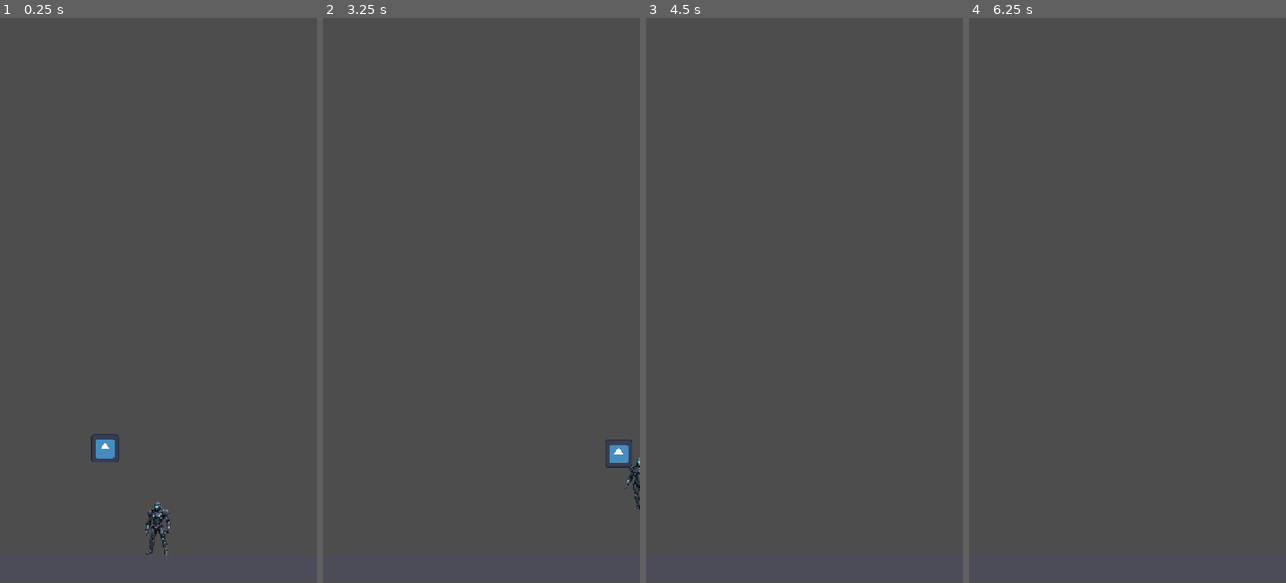
Above: before the commit, frames 1-4 (left to right).
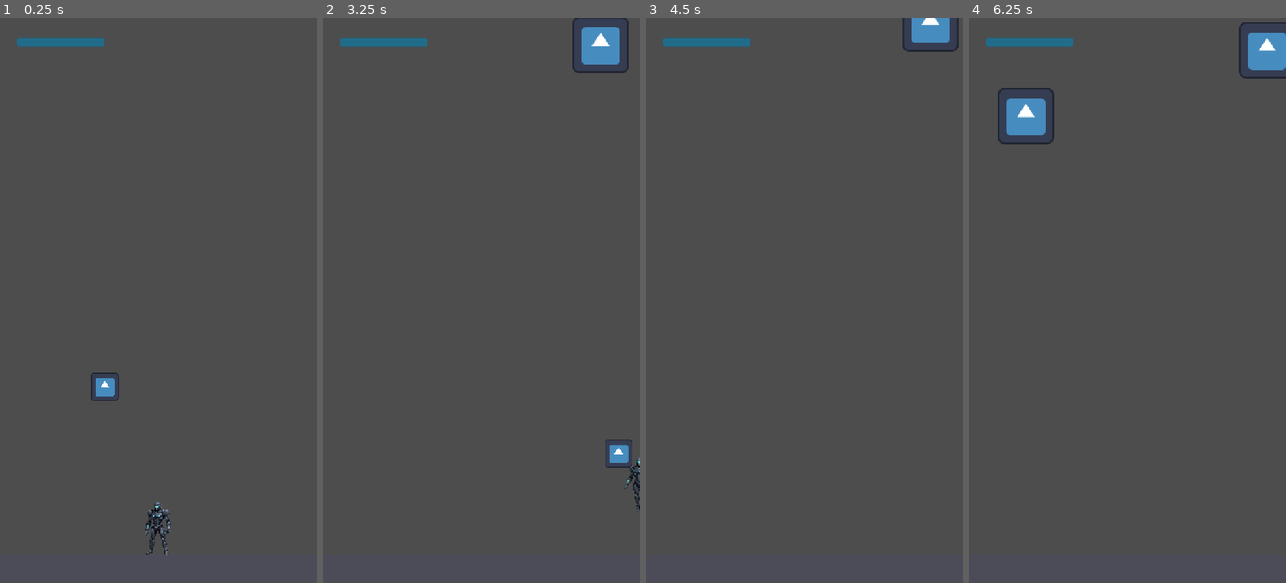
Above: after the commit, the same moments.

Repository: Nico-lk/Proyecto-Mobile
Game: Godot game, scene res://scenes/levels/level_1.tscn
The game is run twice, just before and just after one commit, with the same random seed, the same clock (stepped at 60 frames per second) and the same inputs. The engine's default icon, where the game draws it, is replaced by a stand-in: a white triangle on a blue panel in a dark square.
Inputs:
- Up to frame 1 (0.25 s): no input
- Up to frame 2 (3.25 s): tap Enter (ui_accept) at 0.5, 0.6, 0.77, 1.07, 1.35, 1.52, 1.82, 2.1, 2.85, 3.02 s; hold Right (ui_right) 0.53-2.03 s; hold Left (ui_left) 2.03-2.78 s; hold Right (ui_right) from 2.78 s (still down)
- Up to frame 3 (4.5 s): tap Enter (ui_accept) at 3.32, 3.6, 3.77, 4.07, 4.35 s; release Right (ui_right) at 4.28 s; hold Left (ui_left) from 4.28 s (still down)
- Up to frame 4 (6.25 s): tap Enter (ui_accept) at 4.52, 4.82, 5, 5.1, 5.85, 6.02 s; release Left (ui_left) at 5.03 s; hold Right (ui_right) 5.03-5.78 s; hold Left (ui_left) from 5.78 s (still down)

The runs differ from the first frame. In frame 1, 0.9% of the frame differs, in the area x 5-38%, y 3-79%; in frame 2, 1.4%; in frame 3, 1.0%; in frame 4, 2.4%, in the area x 5-100%, y 0-23%.

Commit message:
feat - barravida / fix-wandering
Se agregó una barra de vida al jugador, al morir se reinicia el juego.
El jugador ahora sufre daño y puede morir.
Se arregló un bug en el que los enemigos al spawnear iban directamente a la esquina superior izquierda del mapa antes de comenzar su recorrido.

Diff:
--- a/project-mobile/scenes/dron/dron.tscn
+++ b/project-mobile/scenes/dron/dron.tscn
@@ -28,4 +28,4 @@
 shape = SubResource("CircleShape2D_8ykry")
 
 [node name="TimerAtaque" type="Timer" parent="." unique_id=801865147]
-wait_time = 0.8
+wait_time = 1.2
--- a/project-mobile/scenes/enemy/enemy.gd
+++ b/project-mobile/scenes/enemy/enemy.gd
@@ -2,21 +2,34 @@
 
 @export var vida_maxima: int = 30
 @export var velocidad_vagar: float = 50.0
-@export var velocidad_persecucion: float = 110.0
-@export var aceleracion: float = 400.0     # qué tan rápido cambia de velocidad (más bajo = más suave)
-@export var radio_vagar: float = 150.0     # distancia máxima a la que se aleja de su punto de origen
-@export var espera_min: float = 0.5        # pausa al llegar a un destino
+@export var velocidad_persecucion: float = 160.0
+@export var aceleracion: float = 400.0
+@export var radio_vagar: float = 150.0
+@export var espera_min: float = 0.5
 @export var espera_max: float = 2.0
-@export var deriva: float = 25.0          # px/seg que el centro de vagar se acerca al jugador
-@export var deriva_vertical: float = 1.5  # multiplicador: baja más rápido de lo que avanza en horizontal
-
-var jugador_global: Node2D = null         # referencia al jugador aunque no lo haya detectado
+@export var deriva: float = 25.0
+@export var deriva_vertical: float = 1.5
+@export var tiempo_aturdido: float = 1.5
+@export var fuerza_sacudida: float = 300.0
+@export var tiempo_alejado: float = 5.0   # tiempo total sin poder pegarse tras ser sacudido (incluye el aturdimiento)
+
+
+# Sanguijuela
+@export var dano_pegado: int = 5            # daño por tick
+@export var intervalo_dano: float = 1.0     # segundos entre ticks
+
 var vida_actual: int
-var jugador: Node2D = null
-var home: Vector2                           # centro de su zona de vagar
+var jugador: Node2D = null                  # jugador detectado (persecución)
+var jugador_global: Node2D = null           # referencia siempre disponible (deriva)
+var home: Vector2
 var destino: Vector2
 var espera: float = 0.0
 var esperando: bool = false
+var aturdido: float = 0.0
+var pegado: bool = false
+var offset_pegado: Vector2 = Vector2.ZERO
+var tiempo_dano: float = 0.0
+var alejado: float = 0.0
 
 @onready var area_deteccion: Area2D = $Area2D
 @onready var sprite: Sprite2D = $Sprite2D
@@ -34,14 +47,56 @@
 		jugador_global = jugadores[0]
 
 func _physics_process(delta: float) -> void:
+	# --- PEGADO: sigue al jugador y le drena vida ---
+	if pegado:
+		if jugador == null or not is_instance_valid(jugador):
+			despegar()
+			return
+		global_position = jugador.global_position + offset_pegado
+		sprite.flip_h = jugador.global_position.x < global_position.x
+
+		tiempo_dano += delta
+		if tiempo_dano >= intervalo_dano:
+			tiempo_dano = 0.0
+			if jugador.has_method("recibir_daño"):
+				jugador.recibir_daño(dano_pegado)
+			if jugador.get("vida_actual") != null and jugador.vida_actual <= 0:
+				despegar()
+		return
+
+	# --- Temporizadores (SIEMPRE, no solo pegado) ---
+	if aturdido > 0.0:
+		aturdido -= delta
+
+	if alejado > 0.0:
+		alejado -= delta
+		if alejado <= 0.0:
+			alejado = 0.0
+			quitar_excepciones()
+			redetectar()
+
+	# --- ATURDIDO: sale despedido, no puede pegarse ---
+	if aturdido > 0.0:
+		var huida := Vector2.ZERO
+		if jugador_global and is_instance_valid(jugador_global):
+			huida = (global_position - jugador_global.global_position).normalized() * velocidad_persecucion
+		velocity = velocity.move_toward(huida, aceleracion * delta)
+		move_and_slide()
+		if absf(velocity.x) > 5.0:
+			sprite.flip_h = velocity.x < 0.0
+		if aturdido <= 0.0:
+			home = global_position
+			elegir_destino()
+		return
+
 	var velocidad_objetivo := Vector2.ZERO
 
-	if jugador and is_instance_valid(jugador):
+	if jugador and is_instance_valid(jugador) and alejado <= 0.0:
 		# PERSEGUIR
 		esperando = false
 		velocidad_objetivo = (jugador.global_position - global_position).normalized() * velocidad_persecucion
 	else:
-		# VAGAR + deriva indirecta hacia el jugador
+		# VAGAR + deriva hacia el jugador
 		if jugador_global and is_instance_valid(jugador_global):
 			var hacia_jugador = jugador_global.global_position - home
 			var paso = hacia_jugador.normalized() * deriva * delta
@@ -64,19 +119,57 @@
 	velocity = velocity.move_toward(velocidad_objetivo, aceleracion * delta)
 	move_and_slide()
 
-	# Si choca con algo mientras vaga, elige otro destino
-	if jugador == null and get_slide_collision_count() > 0:
+	# ¿Tocó al jugador mientras lo persigue? -> se pega
+	if jugador and alejado <= 0.0:
+		for i in get_slide_collision_count():
+			if get_slide_collision(i).get_collider() == jugador:
+				pegarse()
+				return
+	elif get_slide_collision_count() > 0:
 		elegir_destino()
 
 	if absf(velocity.x) > 5.0:
 		sprite.flip_h = velocity.x < 0.0
 
-	# Si choca con algo mientras vaga, elige otro destino
-	if jugador == null and get_slide_collision_count() > 0:
-		elegir_destino()
-
-	if absf(velocity.x) > 5.0:
-		sprite.flip_h = velocity.x < 0.0
+func pegarse() -> void:
+	pegado = true
+	velocity = Vector2.ZERO
+	offset_pegado = global_position - jugador.global_position
+	tiempo_dano = 0.0
+	add_collision_exception_with(jugador)
+	if jugador is PhysicsBody2D:
+		jugador.add_collision_exception_with(self)
+	if jugador.has_method("registrar_sanguijuela"):
+		jugador.registrar_sanguijuela(self)
+	print(name, " se pegó al jugador")
+
+func despegar() -> void:
+	pegado = false
+	if jugador_global and is_instance_valid(jugador_global):
+		if jugador_global.has_method("quitar_sanguijuela"):
+			jugador_global.quitar_sanguijuela(self)
+	quitar_excepciones()
+
+func sacudir(direccion: Vector2) -> void:
+	pegado = false
+	aturdido = tiempo_aturdido
+	alejado = tiempo_alejado
+	velocity = direccion * fuerza_sacudida
+	if jugador_global and is_instance_valid(jugador_global):
+		if jugador_global.has_method("quitar_sanguijuela"):
+			jugador_global.quitar_sanguijuela(self)
+
+func quitar_excepciones() -> void:
+	if jugador_global and is_instance_valid(jugador_global):
+		remove_collision_exception_with(jugador_global)
+		if jugador_global is PhysicsBody2D:
+			jugador_global.remove_collision_exception_with(self)
+
+func redetectar() -> void:
+	for b in area_deteccion.get_overlapping_bodies():
+		if b.is_in_group("player"):
+			jugador = b
+			return
 
 func elegir_destino() -> void:
 	var angulo = randf() * TAU
@@ -88,9 +181,11 @@
 		jugador = body
 
 func _on_body_exited(body: Node2D) -> void:
+	if pegado:
+		return                       # pegado no pierde al jugador
 	if body == jugador:
 		jugador = null
-		home = global_position      # vagará alrededor de donde perdió al jugador
+		home = global_position
 		elegir_destino()
 
 func recibir_daño(cantidad: int) -> void:
@@ -104,4 +199,5 @@
 		morir()
 
 func morir() -> void:
+	despegar()
 	queue_free()
--- /dev/null
+++ b/project-mobile/scenes/hud/hud.tscn
@@ -0,0 +1,28 @@
+[gd_scene format=3 uid="uid://dy1sg7jiohkcf"]
+
+[ext_resource type="Script" uid="uid://dxy8up2478yqn" path="res://scenes/hud/progressbar.gd" id="1_48c2t"]
+
+[node name="HUD" type="Control" unique_id=829710169]
+custom_minimum_size = Vector2(200, 20)
+layout_mode = 3
+anchors_preset = 15
+anchor_right = 1.0
+anchor_bottom = 1.0
+offset_left = 20.0
+offset_top = 20.0
+offset_right = -500.0
+offset_bottom = -1240.0
+grow_horizontal = 2
+grow_vertical = 2
+
+[node name="ProgressBar" type="ProgressBar" parent="." unique_id=1988245010]
+self_modulate = Color(4.235506e-06, 0.71585345, 0.9901522, 1)
+custom_minimum_size = Vector2(200, 20)
+layout_mode = 0
+offset_right = 200.0
+offset_bottom = 20.0
+value = 100.0
+show_percentage = false
+script = ExtResource("1_48c2t")
+
+[node name="CanvasLayer" type="CanvasLayer" parent="." unique_id=402480557]
--- /dev/null
+++ b/project-mobile/scenes/hud/progressbar.gd
@@ -0,0 +1,14 @@
+extends ProgressBar
+
+func _ready() -> void:
+	await get_tree().process_frame
+	var p = get_tree().get_first_node_in_group("player")
+	if p == null:
+		return
+	p.vida_cambiada.connect(_on_vida_cambiada)
+	max_value = p.vida_maxima
+	value = p.vida_actual
+
+func _on_vida_cambiada(actual: int, maxima: int) -> void:
+	max_value = maxima
+	value = actual
--- a/project-mobile/scenes/levels/level_1.tscn
+++ b/project-mobile/scenes/levels/level_1.tscn
@@ -2,8 +2,8 @@
 
 [ext_resource type="PackedScene" uid="uid://dqr12rc6qpe0b" path="res://scenes/player/player.tscn" id="1_player"]
 [ext_resource type="PackedScene" uid="uid://mk7lhyr1rlh" path="res://scenes/dron/dron.tscn" id="2_nsrm0"]
-[ext_resource type="PackedScene" uid="uid://bt5v6m30phdum" path="res://scenes/enemy/enemy.tscn" id="3_x42e6"]
 [ext_resource type="PackedScene" uid="uid://dcew2b8p0kg8s" path="res://scenes/spawnerenemigos/spawner_enemigos.tscn" id="4_x42e6"]
+[ext_resource type="PackedScene" uid="uid://dy1sg7jiohkcf" path="res://scenes/hud/hud.tscn" id="5_6761a"]
 
 [sub_resource type="RectangleShape2D" id="RectangleShape2D_floor"]
 size = Vector2(2000, 60)
@@ -23,13 +23,16 @@
 [node name="Player" parent="." unique_id=970159852 instance=ExtResource("1_player")]
 position = Vector2(360, 1146)
 
+[node name="dron" parent="." unique_id=648491918 instance=ExtResource("2_nsrm0")]
+
 [node name="Camera2D" type="Camera2D" parent="." unique_id=741456505]
 position = Vector2(360, 640)
 
-[node name="dron" parent="." unique_id=648491918 instance=ExtResource("2_nsrm0")]
-position = Vector2(0, 678)
+[node name="SpawnerEnemigos" parent="." unique_id=504348725 instance=ExtResource("4_x42e6")]
+position = Vector2(352, 145)
 
-[node name="enemy" parent="." unique_id=517784478 instance=ExtResource("3_x42e6")]
-position = Vector2(-100, -40)
-
-[node name="SpawnerEnemigos" parent="." unique_id=504348725 instance=ExtResource("4_x42e6")]
+[node name="HUD" parent="." unique_id=829710169 instance=ExtResource("5_6761a")]
+offset_left = 38.0
+offset_top = 45.0
+offset_right = 238.0
+offset_bottom = 65.0
--- a/project-mobile/scenes/player/player.gd
+++ b/project-mobile/scenes/player/player.gd
@@ -3,6 +3,17 @@
 @export var speed: float = 300.0
 @export var jump_velocity: float = -400.0
 @export var gravity: float = 980.0
+@export var vida_maxima: int = 100
+@export var sacudidas_necesarias: int = 3
+@export var ventana_sacudida: float = 0.6   # segundos máximos entre saltos
+
+var sanguijuelas: Array[Node2D] = []
+var sacudidas: int = 0
+var tiempo_sacudida: float = 0.0
+
+signal vida_cambiada(actual: int, maxima: int)
+
+var vida_actual: int
 
 # Nombres de animaciones
 const ANIM_IDLE := "idle"
@@ -10,6 +21,25 @@
 const ANIM_JUMP := "salto"
 
 @onready var animated_sprite: AnimatedSprite2D = $Player_animation
+
+func _ready() -> void:
+	vida_actual = vida_maxima
+
+func recibir_daño(cantidad: int) -> void:
+	vida_actual = max(vida_actual - cantidad, 0)
+	vida_cambiada.emit(vida_actual, vida_maxima)
+
+	animated_sprite.modulate = Color.RED
+	await get_tree().create_timer(0.1).timeout
+	if not is_inside_tree():
+		return
+	animated_sprite.modulate = Color.WHITE
+
+	if vida_actual <= 0:
+		morir()
+
+func morir() -> void:
+	get_tree().reload_current_scene()   # provisional, luego lo cambiamos por Game Over
 
 func _physics_process(delta: float) -> void:
 	if not is_on_floor():
@@ -21,9 +51,39 @@
 	if Input.is_action_just_pressed("ui_accept") and is_on_floor():
 		velocity.y = jump_velocity
 
+	if tiempo_sacudida > 0.0:
+		tiempo_sacudida -= delta
+		if tiempo_sacudida <= 0.0:
+			sacudidas = 0
+
+	if Input.is_action_just_pressed("ui_accept"):
+		intentar_sacudir()
+
 	update_animations(input_dir)
 
 	move_and_slide()
+
+func registrar_sanguijuela(s: Node2D) -> void:
+	if s not in sanguijuelas:
+		sanguijuelas.append(s)
+
+func quitar_sanguijuela(s: Node2D) -> void:
+	sanguijuelas.erase(s)
+
+func intentar_sacudir() -> void:
+	sanguijuelas = sanguijuelas.filter(func(s): return is_instance_valid(s))
+	if sanguijuelas.is_empty():
+		sacudidas = 0
+		return
+
+	sacudidas += 1
+	tiempo_sacudida = ventana_sacudida
+
+	if sacudidas >= sacudidas_necesarias:
+		sacudidas = 0
+		for s in sanguijuelas.duplicate():
+			var dir = (s.global_position - global_position).normalized() + Vector2.UP * 0.5
+			s.sacudir(dir.normalized())
 
 func update_animations(input_dir: float) -> void:
 	if input_dir > 0:
--- a/project-mobile/scenes/spawnerenemigos/spawner_enemigos.gd
+++ b/project-mobile/scenes/spawnerenemigos/spawner_enemigos.gd
@@ -1,9 +1,9 @@
 extends Node2D
 
-@export var escena_enemigo: PackedScene     # arrastra enemy.tscn aquí
-@export var intervalo: float = 3.0          # segundos entre spawns
-@export var max_enemigos: int = 5           # máximo vivos a la vez
-@export var area_spawn: Vector2 = Vector2(600, 200)   # ancho y alto de la zona
+@export var escena_enemigo: PackedScene
+@export var intervalo: float = 3.0
+@export var max_enemigos: int = 5
+@export var area_spawn: Vector2 = Vector2(600, 200)
 
 @onready var timer: Timer = $Timer
 
@@ -27,4 +27,5 @@
 		randf_range(-area_spawn.x / 2.0, area_spawn.x / 2.0),
 		randf_range(-area_spawn.y / 2.0, area_spawn.y / 2.0))
 	enemigo.global_position = global_position + offset
-	enemigo.home = enemigo.global_position   # su zona de vagar empieza donde nace
+	enemigo.home = enemigo.global_position
+	enemigo.elegir_destino()
Not shown, added: project-mobile/scenes/hud/progressbar.gd.uid
